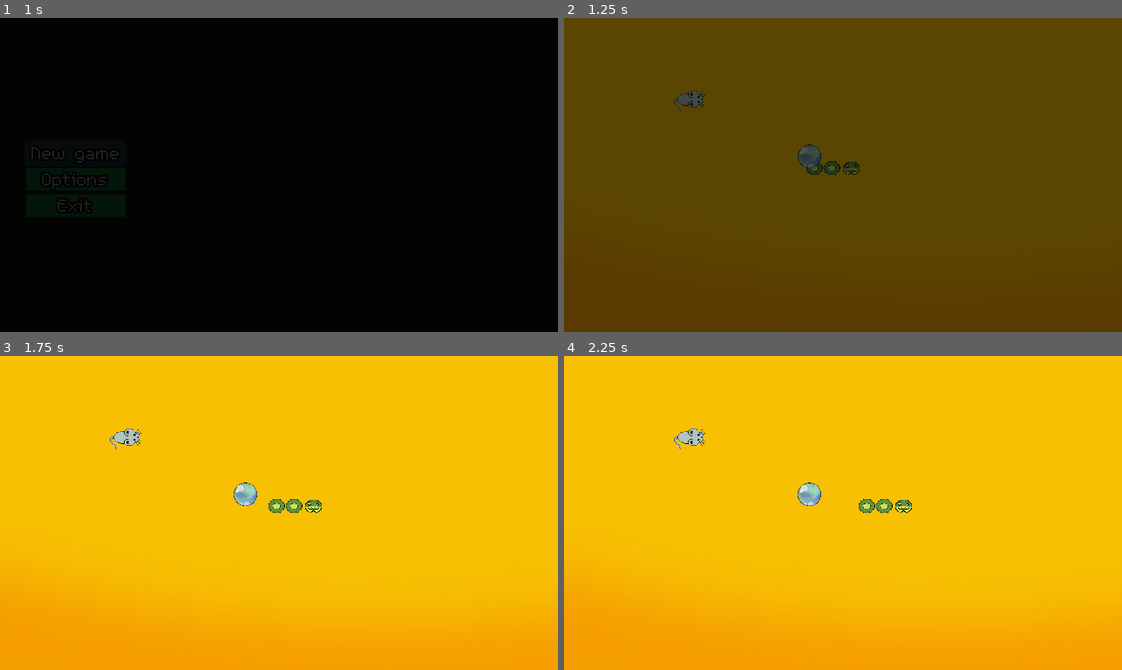
Above: before the commit, frames 1-4 (two rows, left to right).
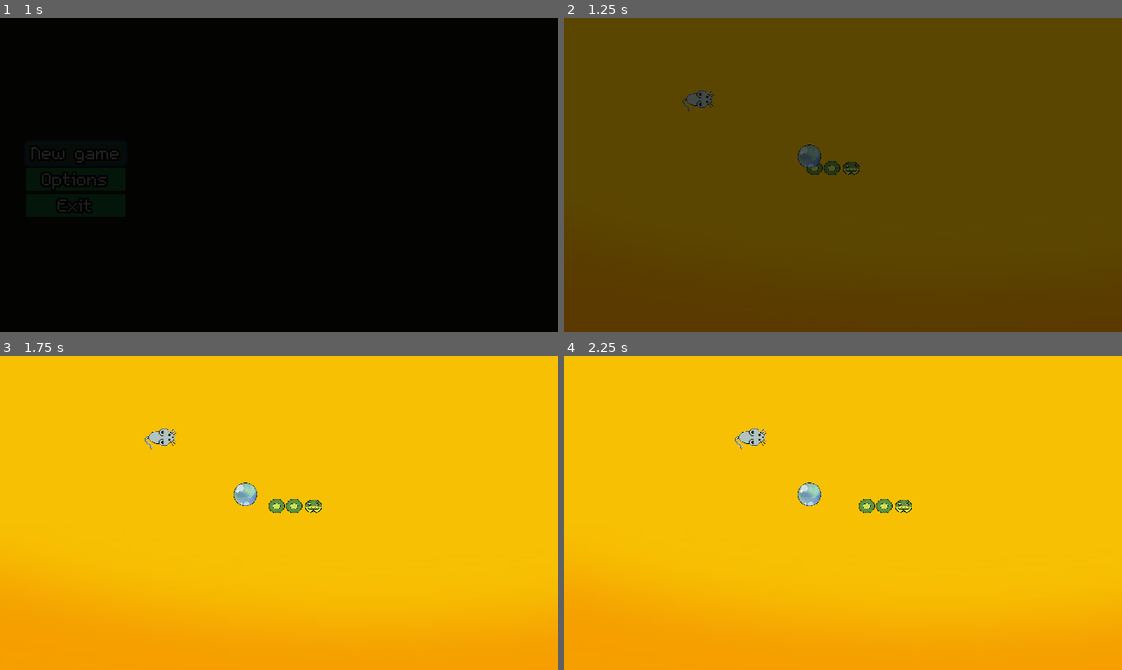
Above: after the commit, the same moments.

Repository: AndresMR22/GAMEJAM
Game: Godot game, scene res://Game/Game.tscn
The game is run twice, just before and just after one commit, with the same random seed, the same clock (stepped at 60 frames per second) and the same inputs.
Inputs:
- Up to frame 1 (1 s): click "New game" at 0.5 s
- Up to frame 2 (1.25 s): no input
- Up to frame 3 (1.75 s): tap Enter at 1.25 s; hold D (Right) from 1.28 s (still down); tap Space (Jump) at 1.52 s
- Up to frame 4 (2.25 s): release D (Right) at 2.03 s; hold S (Down) from 2.03 s (still down)

Frame 1 is identical in both runs. In frame 2, 0.2% of the frame differs, in the area x 19-27%, y 23-30%; in frame 3, 0.4%, in the area x 19-32%, y 23-30%; in frame 4, 0.4%.

Commit message:
Changes
Ajustes de Navigation2D del enemigo

Diff:
--- a/Levels/Cabeza.gd
+++ b/Levels/Cabeza.gd
@@ -15,6 +15,7 @@
 
 func _process(delta):
 	pass
+	print("Cabeza ", $Cabeza)
 	if(Input.is_action_just_pressed("ui_up")):
 		pass
 		direccion=Vector2(0,-1)
--- a/Levels/Mundo.tscn
+++ b/Levels/Mundo.tscn
@@ -14,7 +14,7 @@
 texture = ExtResource( 3 )
 centered = false
 
+[node name="Enemigo" parent="." instance=ExtResource( 4 )]
+
 [node name="Culebra" parent="." instance=ExtResource( 1 )]
 position = Vector2( 159.15, 85.1934 )
-
-[node name="Enemigo" parent="." instance=ExtResource( 4 )]
--- a/Levels/Navigation2D.gd
+++ b/Levels/Navigation2D.gd
@@ -1,16 +1,12 @@
 extends Navigation2D
 
-var speed = 500 #rapidez del enemigo
+var speed =30 #rapidez del enemigo
 var path = [] # la ruta del enemigo array
 var player
 var enemy
 
 func _ready():
 	pass
-	player = get_parent().get_parent().get_node("Culebra")
-	enemy = get_parent()
-
-	movimiento_jugador(player.position, enemy.position)
 
 func movimiento_jugador(pos_inicial, pos_final):
 	path = self.get_simple_path(pos_inicial,pos_final)
@@ -19,6 +15,13 @@
 
 func _process(delta):
 	pass
+	 #get_tree().get_root().get_node("scene_main_node/node_wanted")
+	player = get_parent().get_parent().get_node("Culebra").get_node("Cabeza")
+	enemy = get_parent()
+	#print("get parent get pa ", get_parent().get_parent().get_node("Culebra").get_node("Cabeza"))
+
+	movimiento_jugador(enemy.position, player.position)
+
 	var distancia = speed*delta
 	_seguir_ruta(distancia)
 
